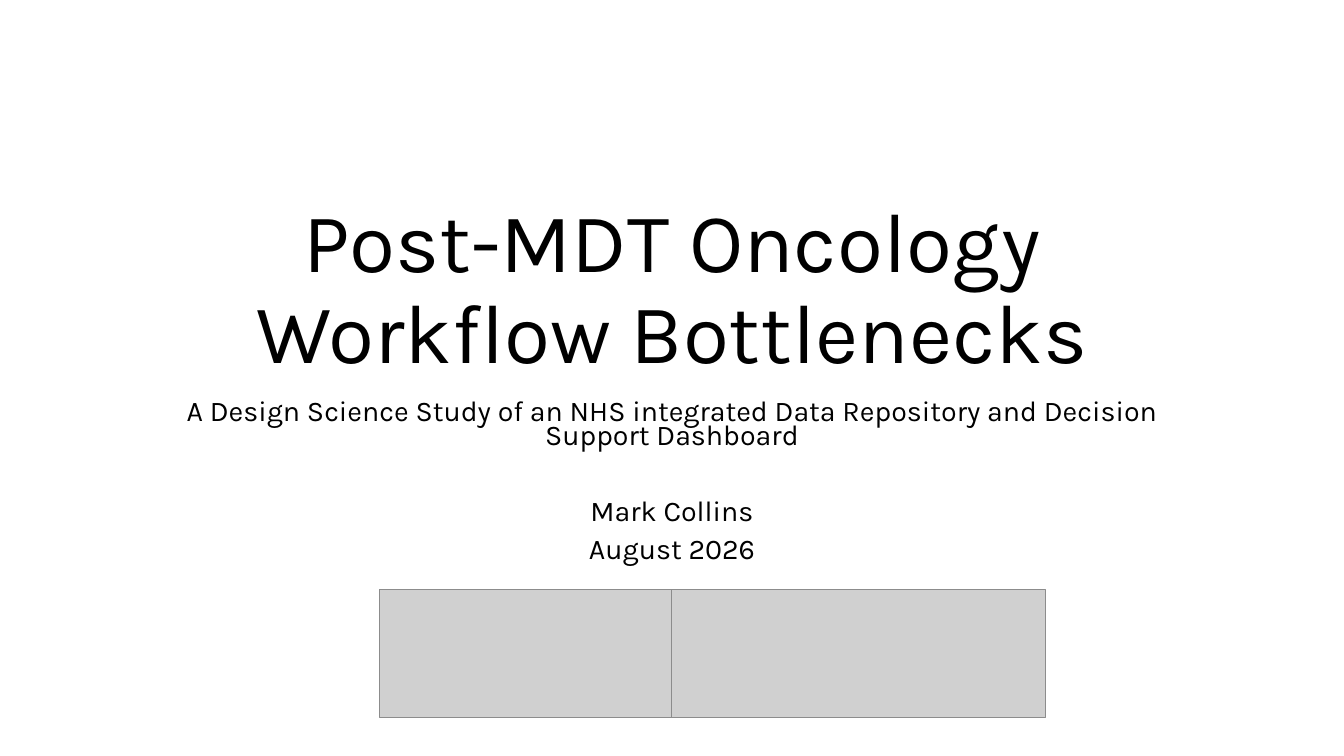
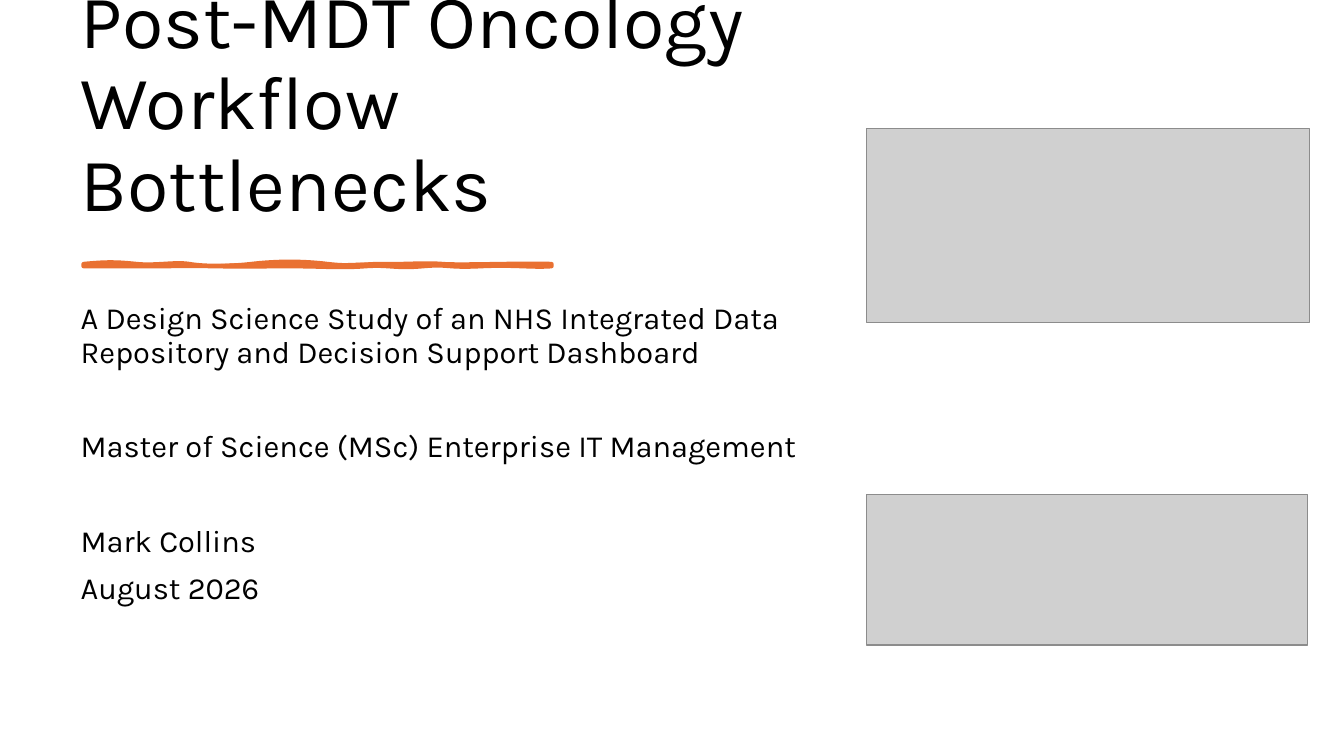
Before and after one commit to MCollins87/MScProject, a slide deck: slide 1 of Presentation/Presentation_v2.pptx. Drawn at 1344x756 pixels with LibreOffice and Linux fonts; fonts in the diff are those of the drawing; grey boxes stand for pictures. Boxes give left, top, right and bottom in pixels: in the first picture for what was removed or moved away, otherwise in the second. Text is boxed around its words. In the diff, an @@ line names an element or a change of style, - is before the commit and + after.

```diff
--- a/Presentation/Presentation_v2.pptx
+++ b/Presentation/Presentation_v2.pptx
@@ title "Post-MDT Oncology Workflow Bottlenecks" moved from (x1=256, y1=214, x2=1087, y2=364) to (x1=81, y1=0, x2=744, y2=212) @@
@@ title "Post-MDT Oncology Workflow Bottlenecks" at (x1=81, y1=0, x2=744, y2=212): size 60 to 54 pt; alignment centre to left @@
@@ picture resized from (x1=380, y1=590, x2=673, y2=718) to (x1=867, y1=129, x2=1310, y2=323) @@
@@ freeform shape added at (x1=84, y1=264, x2=552, y2=266), fill #E97132, outline #E97132 3.25 pt @@
@@ subtitle "A Design Science Study of ..." moved from (x1=187, y1=401, x2=1157, y2=566) to (x1=81, y1=307, x2=796, y2=607) @@
@@ subtitle at (x1=81, y1=307, x2=796, y2=465): text changed; size 20.4 to 22 pt @@
-A Design Science Study of an NHS integrated Data Repository and Decision Support Dashboard
+A Design Science Study of an NHS Integrated Data Repository and Decision Support Dashboard
+Master of Science (MSc) Enterprise IT Management
@@ picture resized from (x1=673, y1=590, x2=1047, y2=718) to (x1=867, y1=494, x2=1308, y2=645) @@
@@ subtitle at (x1=81, y1=531, x2=260, y2=607): size 20.4 to 22 pt in "Mark Collins", "August 2026"; alignment centre to left; line spacing 0.7 to 0.9 @@
```
Also in this commit, not shown: 24 other slides changed, 3 slides added, 1 slide removed, 1 other file.
